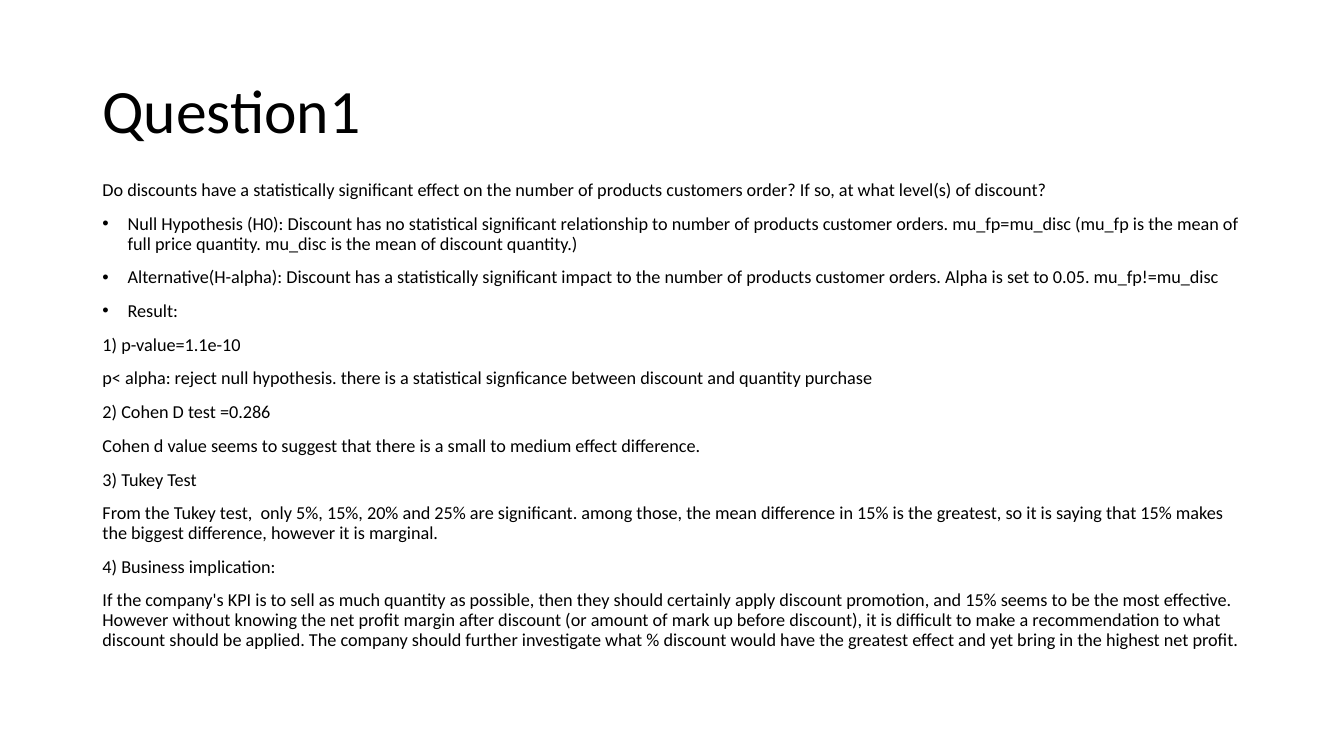
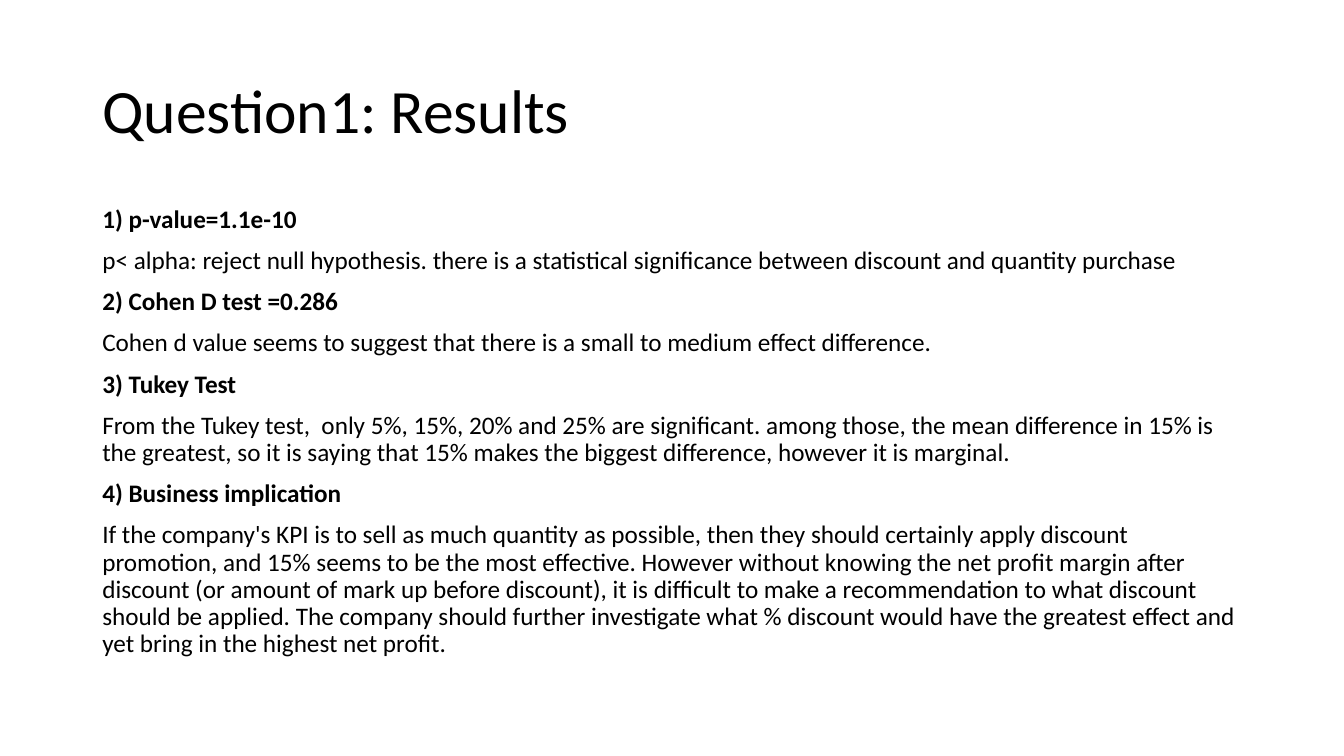
Before and after one commit to alexxlu/dsc-2-final-project-online-ds-pt-100118, a slide deck: slide 5 of Project2 ppt.pptx (slide 4 before the commit). Drawn at 1344x756 pixels with LibreOffice and Linux fonts; fonts in the diff are those of the drawing. Boxes give left, top, right and bottom in pixels: in the first picture for what was removed or moved away, otherwise in the second. Text is boxed around its words. In the diff, an @@ line names an element or a change of style, - is before the commit and + after.

```diff
--- a/Project2 ppt.pptx
+++ b/Project2 ppt.pptx
@@ title at box(102, 90, 569, 141): text changed @@
-Question1
+Question1: Results
@@ text "1) p-value=1.1e-10": place and size @@
-text "1) p-value=1.1e-10" at box(102, 183, 1238, 649)
+text "1) p-value=1.1e-10" at box(102, 209, 1235, 657)
@@ text at box(102, 183, 1238, 317): paragraphs removed @@
-Do discounts have a statistically significant effect on the number of products customers order? If so, at what level(s) of discount?
-• Null Hypothesis (H0): Discount has no statistical significant relationship to number of products customer orders. mu_fp=mu_disc (mu_fp is the mean of full price quantity. mu_disc is the mean of discount quantity.)
-• Alternative(H-alpha): Discount has a statistically significant impact to the number of products customer orders. Alpha is set to 0.05. mu_fp!=mu_disc
-• Result:
@@ text at box(102, 209, 1235, 657): size 13 to 18 pt in "1) p-value=1.1e-10", "2) Cohen D test =0.286", "Cohen d value seems to suggest that ...", "3) Tukey Test" and 2 more places; bold on in "1) p-value=1.1e-10", "2) Cohen D test =0.286", "3) Tukey Test" @@
@@ text at box(102, 251, 1175, 274): text changed; size 13 to 18 pt @@
-p< alpha: reject null hypothesis. there is a statistical signficance between discount and quantity purchase
+p< alpha: reject null hypothesis. there is a statistical significance between discount and quantity purchase
@@ text at box(102, 483, 341, 506): text changed; size 13 to 18 pt; bold on @@
-4) Business implication:
+4) Business implication
```
Also in this commit, not shown: 5 other slides changed, 4 slides added, 6 other files.
